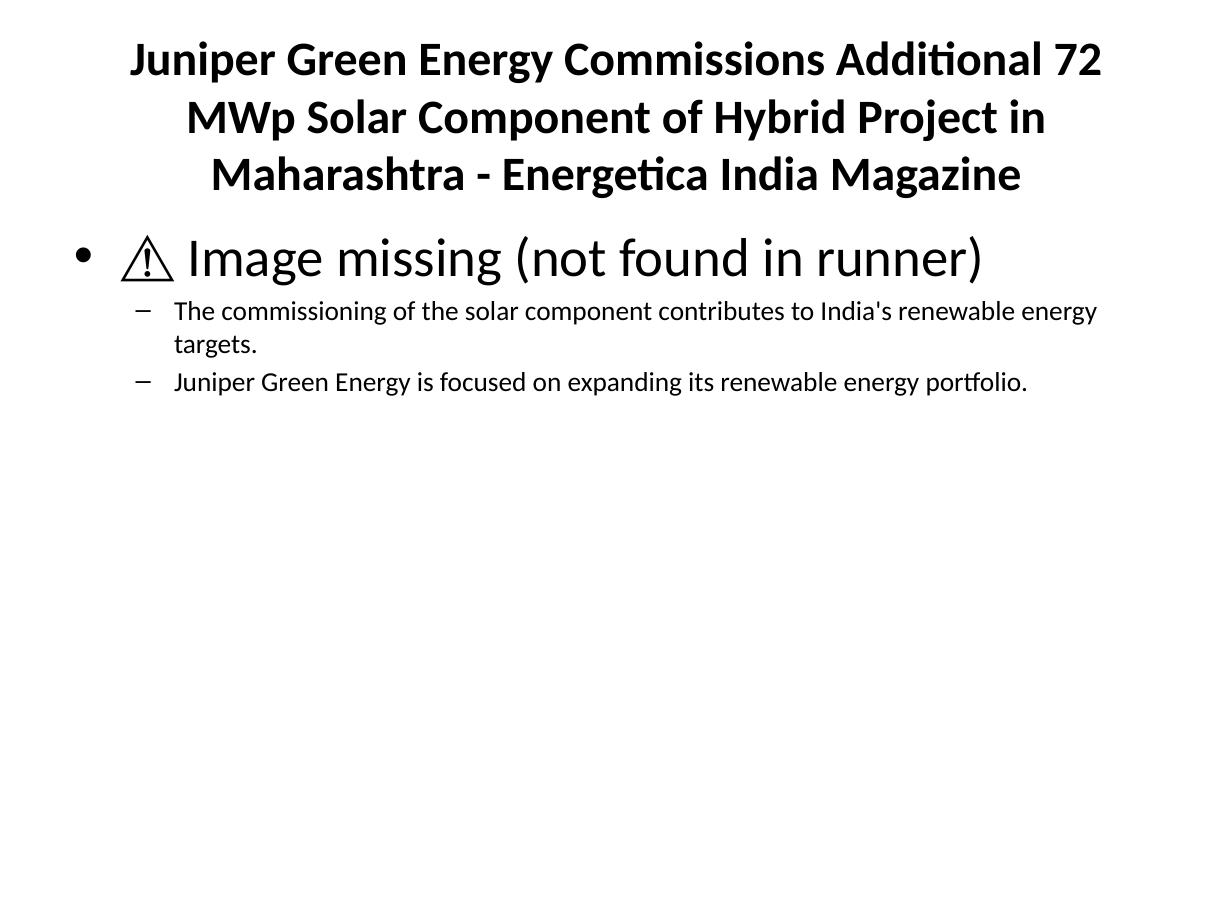
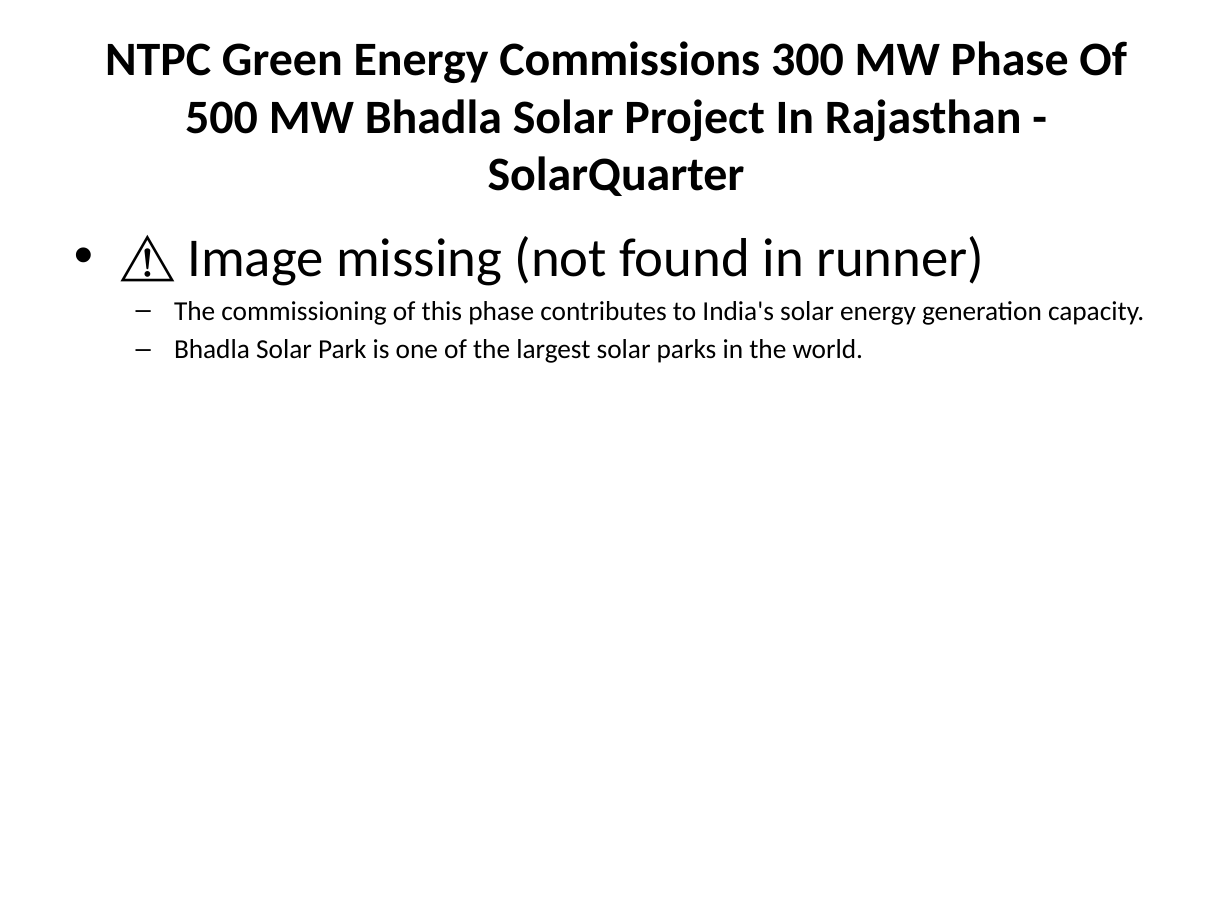
Before and after one commit to gauravsiemens1988/Linkedin-AI-Agent_Personal, a slide deck: slide 4 of drafts/linkedin_carousel.pptx. Drawn at 1232x924 pixels with LibreOffice and Linux fonts; fonts in the diff are those of the drawing. Boxes give left, top, right and bottom in pixels: in the first picture for what was removed or moved away, otherwise in the second. Text is boxed around its words. In the diff, an @@ line names an element or a change of style, - is before the commit and + after.

```diff
--- a/drafts/linkedin_carousel.pptx
+++ b/drafts/linkedin_carousel.pptx
@@ title at (105,41,1126,196): text changed @@
-Juniper Green Energy Commissions Additional 72 MWp Solar Component of Hybrid Project in Maharashtra - Energetica India Magazine
+NTPC Green Energy Commissions 300 MW Phase Of 500 MW Bhadla Solar Project In Rajasthan - SolarQuarter
@@ text at (174,301,1144,363): text changed @@
-  – The commissioning of the solar component contributes to India's renewable energy targets.
-  – Juniper Green Energy is focused on expanding its renewable energy portfolio.
+  – The commissioning of this phase contributes to India's solar energy generation capacity.
+  – Bhadla Solar Park is one of the largest solar parks in the world.
```
Also in this commit, not shown: 5 other slides changed, 1 other file.
